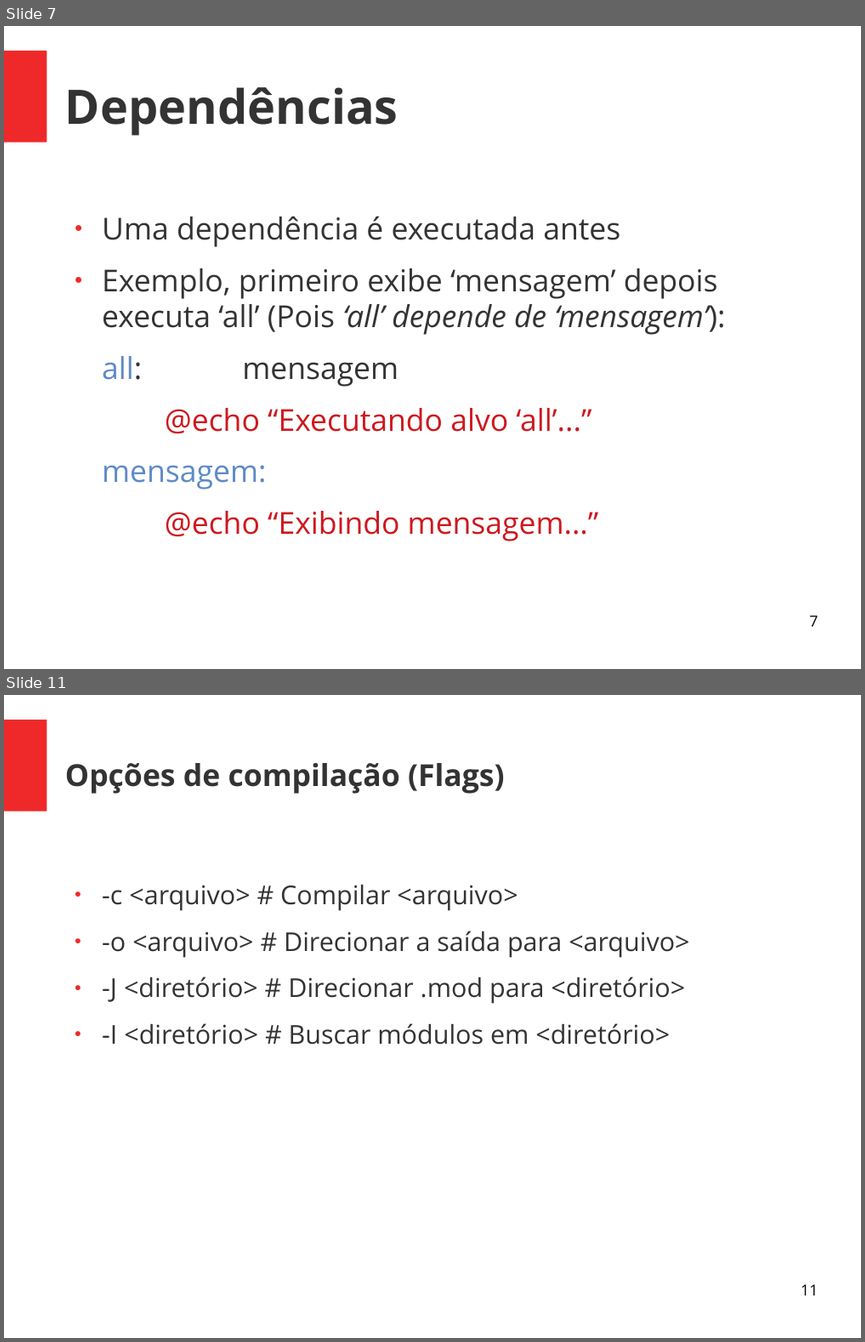
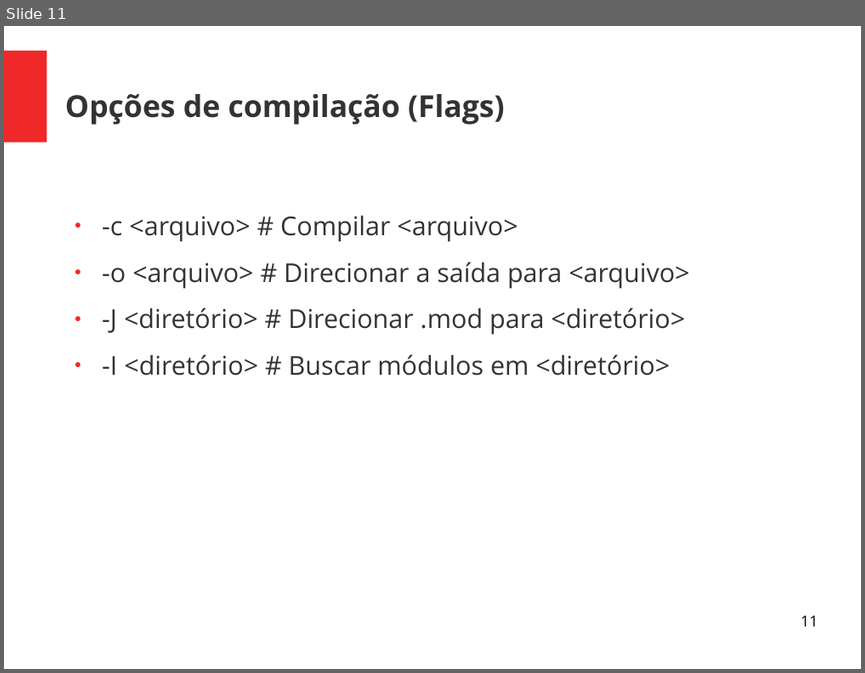
Before and after one commit to Rodolfo-Dirack/qualificacao-doutorado, a slide deck: slides/Apresentacao_qualificacao.odp. Shown one above the other, each under a label of ours: slides 7 and 11 before the commit, slide 11 after it; the slides between them are not shown. The pictures are 865x1342 and 865x673 pixels, drawn with LibreOffice and Linux fonts; fonts in the diff are those of the drawing. Boxes give left, top, right and bottom in pixels: in the first picture for what was removed or moved away, otherwise in the second. Text is boxed around its words. In the diff, an @@ line names an element or a change of style, - is before the commit and + after.

```diff
--- a/slides/Apresentacao_qualificacao.odp
+++ b/slides/Apresentacao_qualificacao.odp
@@ slide 7 removed at (4, 26, 861, 669), background #FFFFFF; not listed: 1 template element that a slide beside it also shows @@
@@ title removed at (65, 87, 398, 136) @@
-Dependências
@@ text removed at (102, 216, 725, 541) @@
-● Uma dependência é executada antes
-● Exemplo, primeiro exibe ‘mensagem’ depois executa ‘all’ (Pois ‘all’ depende de ‘mensagem’):
-all: mensagem
-@echo “Executando alvo ‘all’...”
-mensagem:
-@echo “Exibindo mensagem...”
@@ page number removed at (809, 615, 817, 626) @@
-7
```
Also in this commit, not shown: 3 slides changed, 3 slides added, 2 other slides removed.
